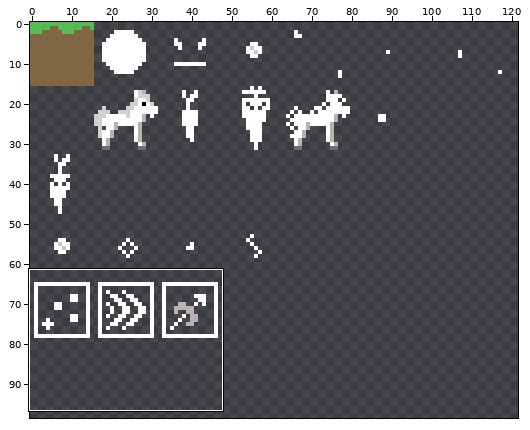
Pixel-art file: tex/tiles.aseprite. The picture above shows the old version from afar; the outline marks the close-up.
Close-up. Before the edit:
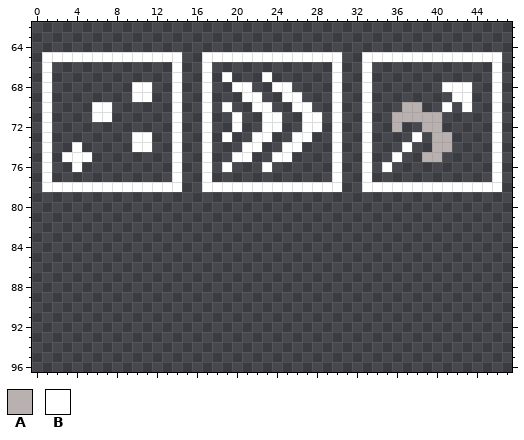
256x256 pixels, 1 frame. Shown: x 0..47, y 62..96. The wide view leaves out empty margins.
Visible layers, top first: "Layer 2", "Layer 1".
Palette (. is transparent): A #b9b0b0  B #ffffff
Pixels before, first column x 1:
65 BBBBBBBBBBBBBB..BBBBBBBBBBBBBB..BBBBBBBBBBBBBB
66 B............B..B............B..B............B
67 B............B..B.B...B......B..B............B
68 B........BB..B..B..BB..BB....B..B.......BBB..B
69 B........BB..B..B...BB..BB...B..B........BB..B
70 B....BB......B..B.B..BB..BB..B..B...AA..B.B..B
71 B....BB......B..B..B..BB..BB.B..B..AAAAA.....B
72 B............B..B..B..BB..BB.B..B..A..AA.....B
73 B........BB..B..B.B..BB..BB..B..B....B.AA....B
74 B..B.....BB..B..B...BB..BB...B..B...B..AA....B
75 B.BBB........B..B..BB..BB....B..B..B..AA.....B
76 B..B.........B..B.B...B......B..B.B..........B
77 B............B..B............B..B............B
78 BBBBBBBBBBBBBB..BBBBBBBBBBBBBB..BBBBBBBBBBBBBB
After the commit:
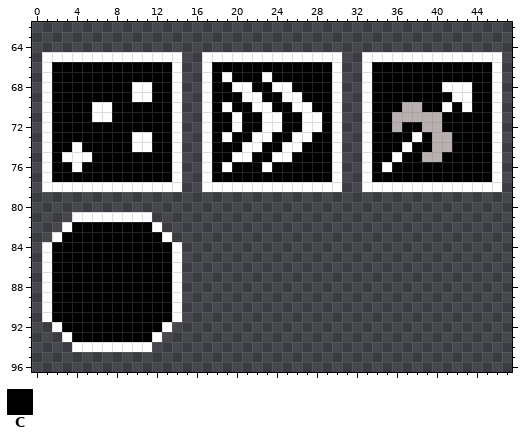
Colours new in this view: C #000000
Edits made:
Layer "Layer 1":
y 66: x 2..13 ............ -> CCCCCCCCCCCC; x 18..29 ............ -> CCCCCCCCCCCC; x 34..45 ............ -> CCCCCCCCCCCC
y 67: x 2..13 ............ -> CCCCCCCCCCCC; x 18 . -> C; x 20..22 ... -> CCC; x 24..29 ...... -> CCCCCC; x 34..45 ............ -> CCCCCCCCCCCC
y 68: x 2..9 ........ -> CCCCCCCC; x 12..13 .. -> CC; x 18..19 .. -> CC; x 22..23 .. -> CC; x 26..29 .... -> CCCC; x 34..40 ....... -> CCCCCCC; x 44..45 .. -> CC
y 69: x 2..9 ........ -> CCCCCCCC; x 12..13 .. -> CC; x 18..20 ... -> CCC; x 23..24 .. -> CC; x 27..29 ... -> CCC; x 34..41 ........ -> CCCCCCCC; x 44..45 .. -> CC
y 70: x 2..5 .... -> CCCC; x 8..13 ...... -> CCCCCC; x 18 . -> C; x 20..21 .. -> CC; x 24..25 .. -> CC; x 28..29 .. -> CC; x 34..36 ... -> CCC; x 39..40 .. -> CC; x 42 . -> C; x 44..45 .. -> CC
y 71: x 2..5 .... -> CCCC; x 8..13 ...... -> CCCCCC; x 18..19 .. -> CC; x 21..22 .. -> CC; x 25..26 .. -> CC; x 29 . -> C; x 34..35 .. -> CC; x 41..45 ..... -> CCCCC
y 72: x 2..13 ............ -> CCCCCCCCCCCC; x 18..19 .. -> CC; x 21..22 .. -> CC; x 25..26 .. -> CC; x 29 . -> C; x 34..35 .. -> CC; x 37..38 .. -> CC; x 41..45 ..... -> CCCCC
y 73: x 2..9 ........ -> CCCCCCCC; x 12..13 .. -> CC; x 18 . -> C; x 20..21 .. -> CC; x 24..25 .. -> CC; x 28..29 .. -> CC; x 34..37 .... -> CCCC; x 39 . -> C; x 42..45 .... -> CCCC
y 74: x 2..3 .. -> CC; x 5..9 ..... -> CCCCC; x 12..13 .. -> CC; x 18..20 ... -> CCC; x 23..24 .. -> CC; x 27..29 ... -> CCC; x 34..36 ... -> CCC; x 38..39 .. -> CC; x 42..45 .... -> CCCC
y 75: x 2 . -> C; x 6..13 ........ -> CCCCCCCC; x 18..19 .. -> CC; x 22..23 .. -> CC; x 26..29 .... -> CCCC; x 34..35 .. -> CC; x 37..38 .. -> CC; x 41..45 ..... -> CCCCC
y 76: x 2..3 .. -> CC; x 5..13 ......... -> CCCCCCCCC; x 18 . -> C; x 20..22 ... -> CCC; x 24..29 ...... -> CCCCCC; x 34 . -> C; x 36..45 .......... -> CCCCCCCCCC
y 77: x 2..13 ............ -> CCCCCCCCCCCC; x 18..29 ............ -> CCCCCCCCCCCC; x 34..45 ............ -> CCCCCCCCCCCC
y 81: x 4..11 ........ -> BBBBBBBB
y 82: x 3..12 .......... -> BCCCCCCCCB
y 83: x 2..13 ............ -> BCCCCCCCCCCB
y 84..91: x 1..14 .............. -> BCCCCCCCCCCCCB
y 92: x 2..13 ............ -> BCCCCCCCCCCB
y 93: x 3..12 .......... -> BCCCCCCCCB
y 94: x 4..11 ........ -> BBBBBBBB
Boxes around the changes in both close-ups, in picture pixels (x1, y1, x2, y2):
added: (42, 62, 182, 352)
added: (212, 62, 332, 182)
added: (372, 62, 492, 182)
